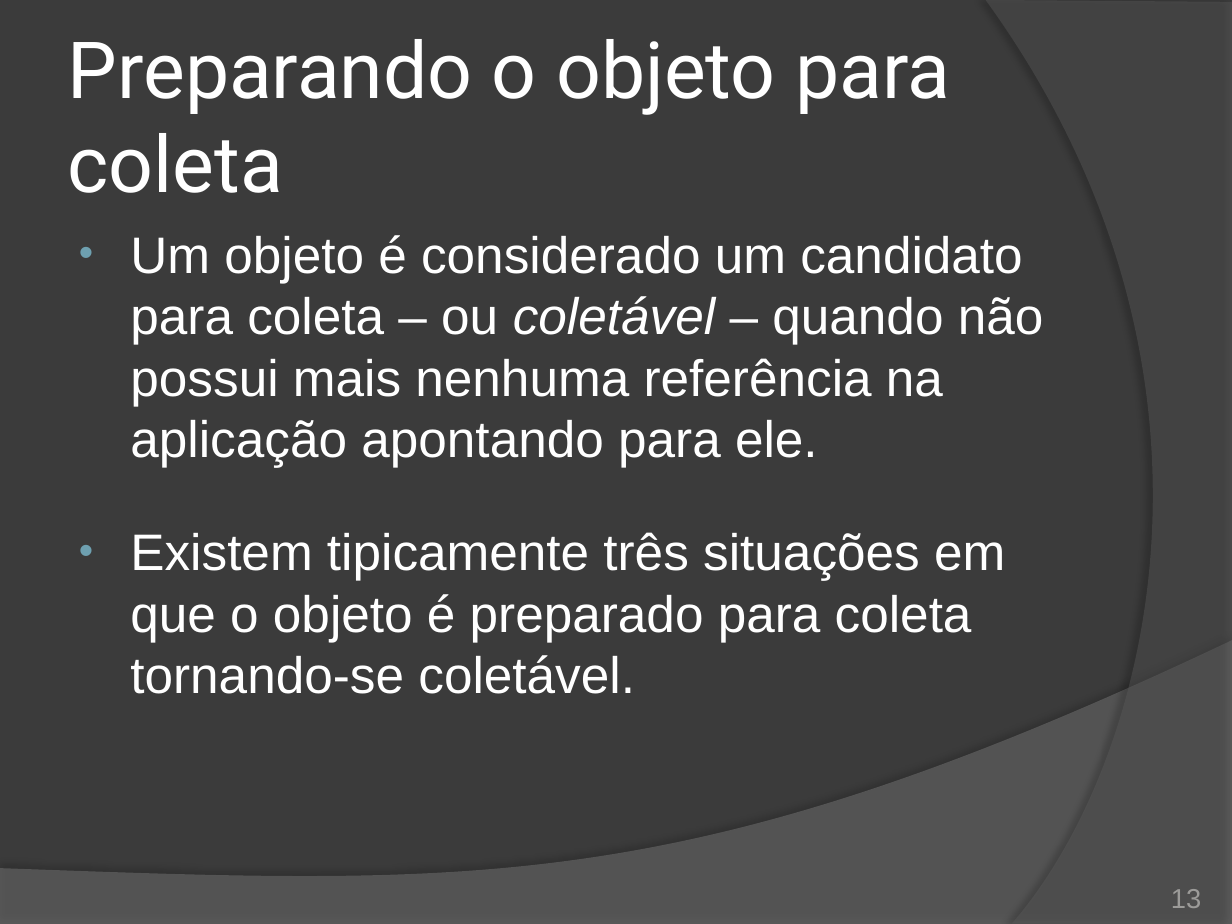
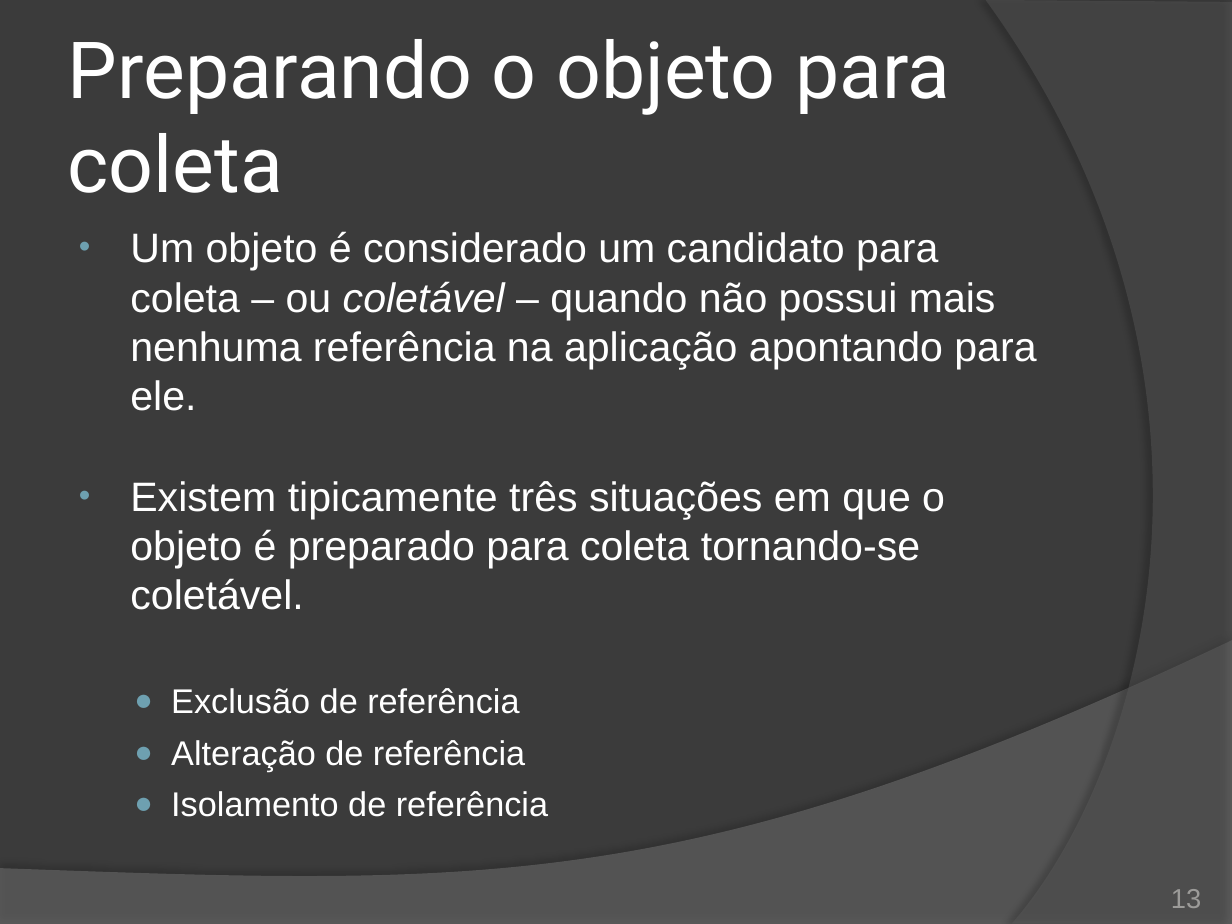
Before and after one commit to duchesqui/slzvieira-training, a slide deck: slide 13 of 2-Java-Programmer-Modulo-II/11.Capitulo05.pptx. Drawn at 1232x924 pixels with LibreOffice and Linux fonts; fonts in the diff are those of the drawing. Boxes give left, top, right and bottom in pixels: in the first picture for what was removed or moved away, otherwise in the second. Text is boxed around its words. In the diff, an @@ line names an element or a change of style, - is before the commit and + after.

```diff
--- a/2-Java-Programmer-Modulo-II/11.Capitulo05.pptx
+++ b/2-Java-Programmer-Modulo-II/11.Capitulo05.pptx
@@ text at (130, 231, 1036, 610): size 30 to 24 pt in "Um objeto é considerado um candidato para ...", "Existem tipicamente três situações em que o ..." @@
@@ text at (171, 688, 548, 817): paragraphs added @@
+  ● Exclusão de referência
+  ● Alteração de referência
+  ● Isolamento de referência
```
Also in this commit, not shown: 1 other slide changed, 2 slides added.
